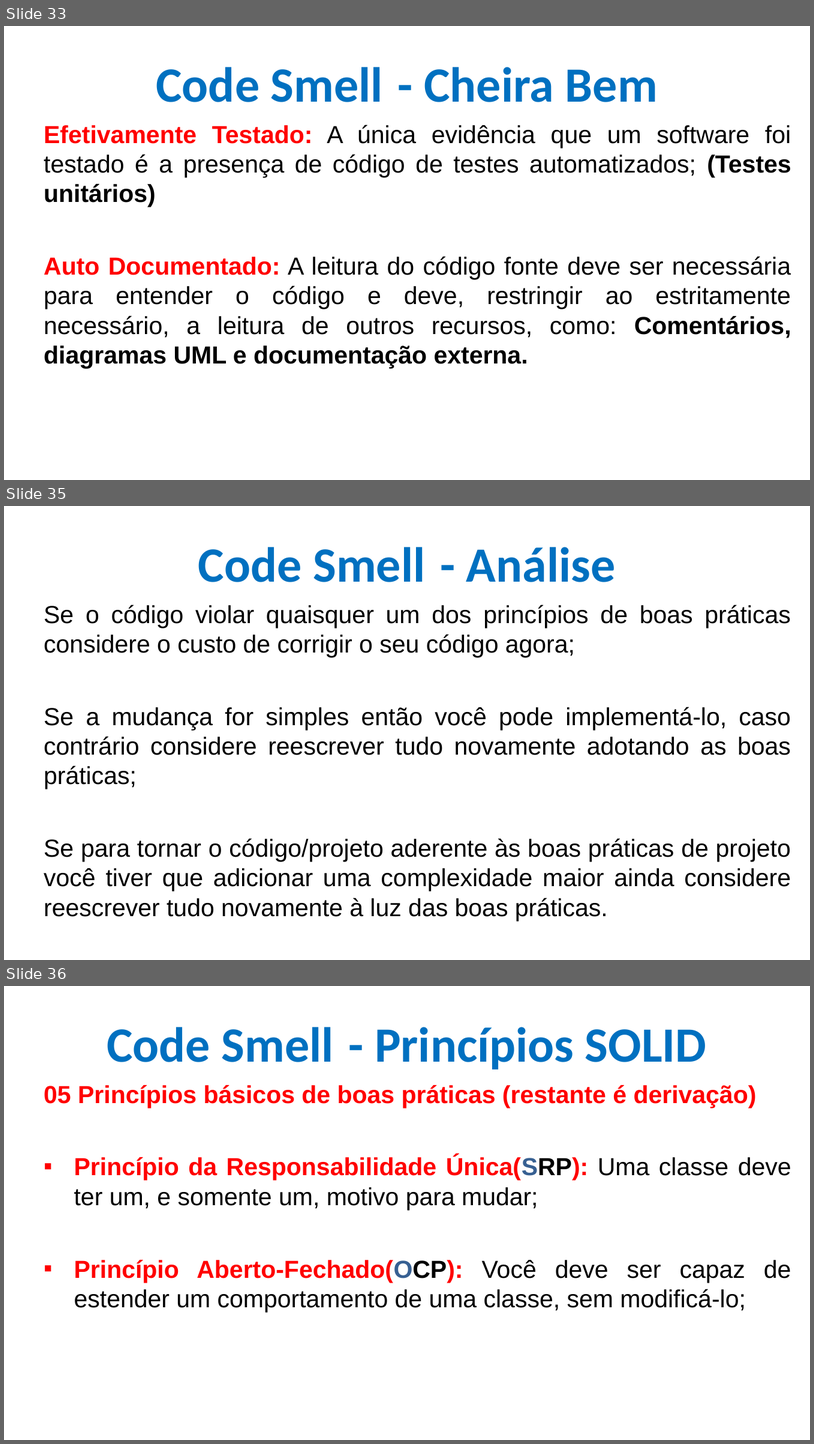
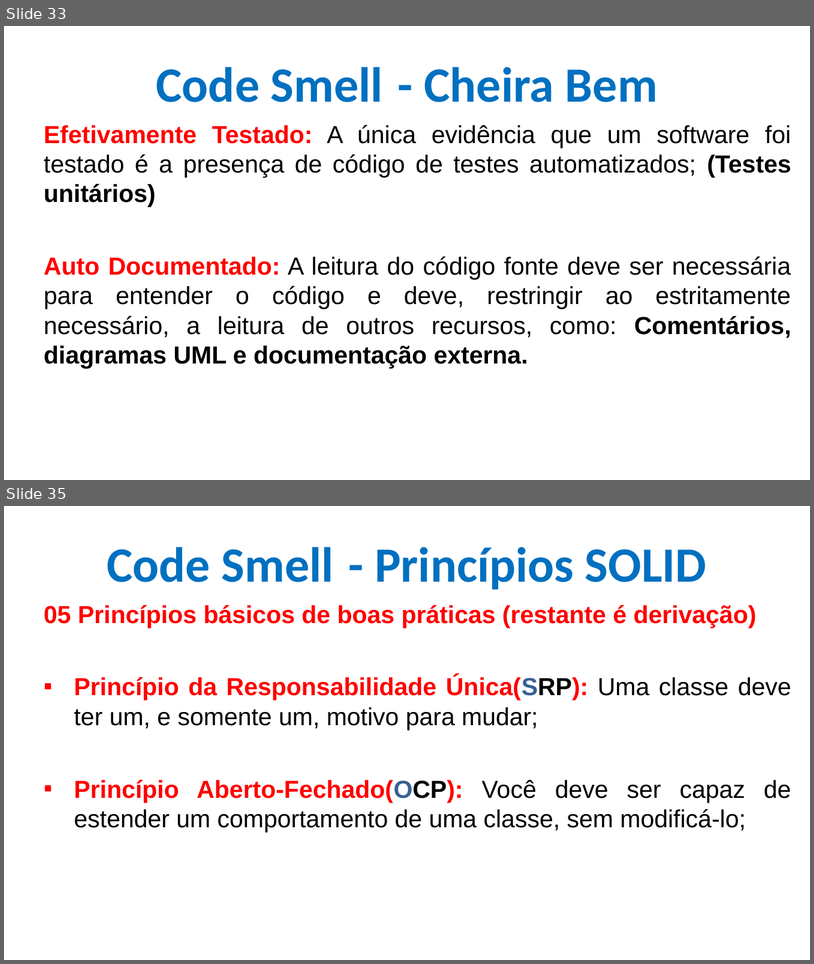
Before and after one commit to CloudEducationBrazil/WydenEngenhariaDeSoftware, a slide deck: 01 Classes/Aulas 05 e 06 Refatoração e Code-Smell.pptx. Shown one above the other, each under a label of ours: slides 33, 35 and 36 before the commit, slides 33 and 35 after it; the slides between them are not shown. The pictures are 814x1444 and 814x964 pixels, drawn with LibreOffice and Linux fonts; fonts in the diff are those of the drawing; background and template pictures are left out. Boxes give left, top, right and bottom in pixels: in the first picture for what was removed or moved away, otherwise in the second. Text is boxed around its words. In the diff, an @@ line names an element or a change of style, - is before the commit and + after.

```diff
--- a/01 Classes/Aulas 05 e 06 Refatoração e Code-Smell.pptx
+++ b/01 Classes/Aulas 05 e 06 Refatoração e Code-Smell.pptx
@@ slide 35 removed at box(4, 506, 810, 960), background picture (left out) @@
@@ title removed at box(198, 547, 616, 582) @@
-Code Smell - Análise
@@ text removed at box(44, 604, 791, 921) @@
-Se o código violar quaisquer um dos princípios de boas práticas considere o custo de corrigir o seu código agora;
-Se a mudança for simples então você pode implementá-lo, caso contrário considere reescrever tudo novamente adotando as boas práticas;
-Se para tornar o código/projeto aderente às boas práticas de projeto você tiver que adicionar uma complexidade maior ainda considere reescrever tudo novamente à luz das boas práticas.
@@ what was slide 36 is now slide 35 @@
```
Also in this commit, not shown: 21 slides changed.
